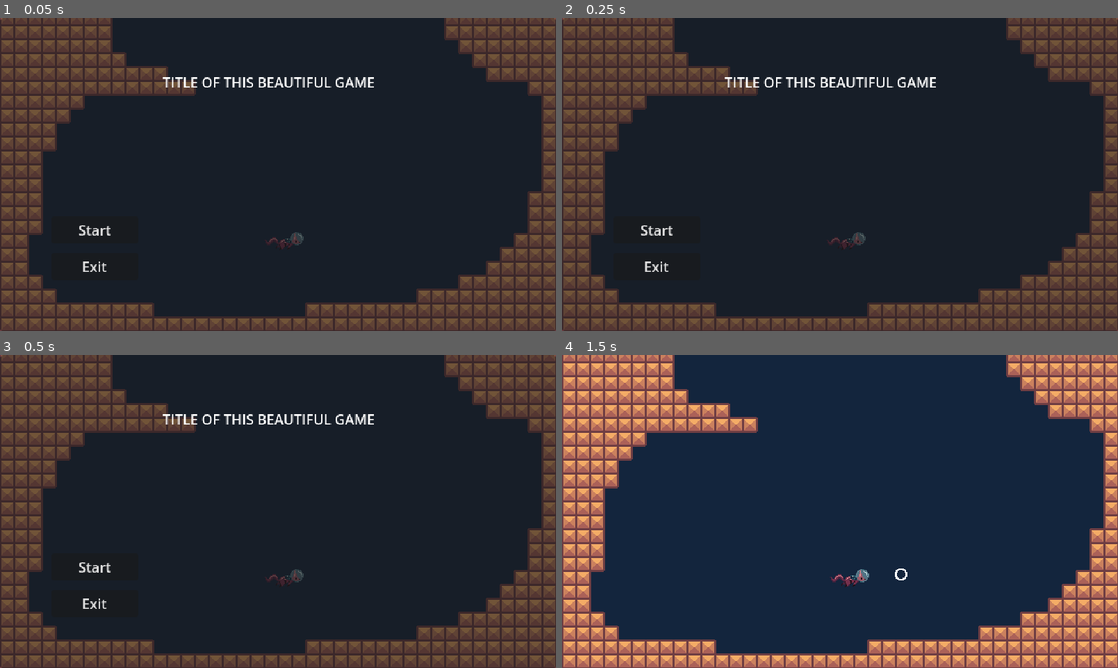
Above: before the commit, frames 1-4 (two rows, left to right).
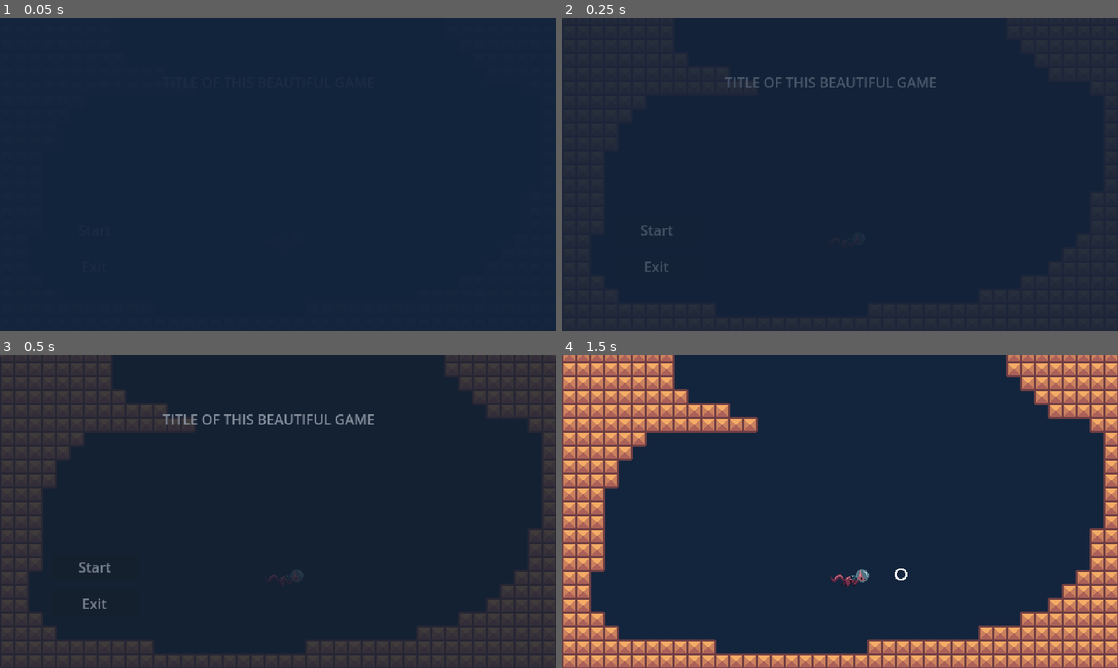
Above: after the commit, the same moments.

Repository: fallenatlas/bubbleproject
Game: Godot game, scene res://main.tscn
Two runs of this game, one before a commit and one after it. Both use one fixed random seed, a clock stepped at 60 frames per second and the inputs below. The engine's default icon, where the game draws it, is replaced by a stand-in: a white triangle on a blue panel in a dark square.
Inputs:
- Up to frame 1 (0.05 s): no input
- Up to frame 2 (0.25 s): no input
- Up to frame 3 (0.5 s): no input
- Up to frame 4 (1.5 s): click "Start" at 0.5 s; tap Enter at 1.25 s; hold D (move_right) from 1.28 s (still down); tap Space (shoot_bubble) at 1.35 s

The runs differ from the first frame. In frame 1, 32% of the frame differs, in the area x 0-100%, y 0-100%; in frame 2, 29%; in frame 3, 21%; in frame 4, nothing differs.

Commit message:
feat: finish dead reset

Diff:
--- a/dead_menu.gd
+++ b/dead_menu.gd
@@ -5,6 +5,7 @@
 @export var terrain_manager : Node2D
 @export var player : CharacterBody2D
 @export var camera : Camera2D
+@export var animation : AnimationPlayer
 
 var kill_count : int = 0
 
@@ -12,6 +13,7 @@
 func _ready() -> void:
 	Events.enemy_kill.connect(_on_enemy_kill)
 	Events.dead.connect(_on_player_dead)
+	animation.play("fade_out")
 
 func _on_enemy_kill() -> void:
 	kill_count += 1
@@ -24,10 +26,13 @@
 
 func _on_restart_pressed() -> void:
 	#animation.start
+	animation.play("fade_in")
+	await animation.animation_finished
+
 	self.hide()
 	#when end:
 	terrain_manager.start_map()
 	player.reset()
 	camera.limit_bottom = 352
-	#animation.start
+	animation.play("fade_out")
 	kill_count = 0
--- a/main.tscn
+++ b/main.tscn
@@ -10,6 +10,65 @@
 [ext_resource type="Texture2D" uid="uid://drv1m7vo5q4vu" path="res://death_icon.png" id="7_yak46"]
 [ext_resource type="Texture2D" uid="uid://dx7n8nioodjjo" path="res://up_icon.png" id="8_vgteb"]
 
+[sub_resource type="Animation" id="Animation_toejm"]
+length = 0.001
+tracks/0/type = "value"
+tracks/0/imported = false
+tracks/0/enabled = true
+tracks/0/path = NodePath("TextureRect3:self_modulate")
+tracks/0/interp = 1
+tracks/0/loop_wrap = true
+tracks/0/keys = {
+"times": PackedFloat32Array(0),
+"transitions": PackedFloat32Array(1),
+"update": 0,
+"values": [Color(1, 1, 1, 1)]
+}
+
+[sub_resource type="Animation" id="Animation_op07s"]
+resource_name = "fade_out"
+tracks/0/type = "value"
+tracks/0/imported = false
+tracks/0/enabled = true
+tracks/0/path = NodePath("TextureRect3:self_modulate")
+tracks/0/interp = 1
+tracks/0/loop_wrap = true
+tracks/0/keys = {
+"times": PackedFloat32Array(0, 1),
+"transitions": PackedFloat32Array(1, 1),
+"update": 0,
+"values": [Color(1, 1, 1, 1), Color(1, 1, 1, 0)]
+}
+
+[sub_resource type="Animation" id="Animation_ybi2d"]
+resource_name = "fade_in"
+tracks/0/type = "value"
+tracks/0/imported = false
+tracks/0/enabled = true
+tracks/0/path = NodePath("TextureRect3:self_modulate")
+tracks/0/interp = 1
+tracks/0/loop_wrap = true
+tracks/0/keys = {
+"times": PackedFloat32Array(0, 1),
+"transitions": PackedFloat32Array(1, 1),
+"update": 0,
+"values": [Color(1, 1, 1, 0), Color(1, 1, 1, 1)]
+}
+
+[sub_resource type="AnimationLibrary" id="AnimationLibrary_h2rwq"]
+_data = {
+"RESET": SubResource("Animation_toejm"),
+"fade_in": SubResource("Animation_ybi2d"),
+"fade_out": SubResource("Animation_op07s")
+}
+
+[sub_resource type="Gradient" id="Gradient_enlxd"]
+offsets = PackedFloat32Array(0)
+colors = PackedColorArray(0.0745098, 0.145098, 0.239216, 1)
+
+[sub_resource type="GradientTexture2D" id="GradientTexture2D_ip2r0"]
+gradient = SubResource("Gradient_enlxd")
+
 [node name="Node2D" type="Node2D"]
 
 [node name="Player" parent="." instance=ExtResource("1_6qd78")]
@@ -130,8 +189,9 @@
 "
 script = ExtResource("6_5ggr0")
 
-[node name="Dead" type="Control" parent="CanvasLayer" node_paths=PackedStringArray("heightText", "killsText", "terrain_manager", "player", "camera")]
+[node name="Dead" type="Control" parent="CanvasLayer" node_paths=PackedStringArray("heightText", "killsText", "terrain_manager", "player", "camera", "animation")]
 visible = false
+self_modulate = Color(1, 1, 1, 0)
 layout_mode = 3
 anchors_preset = 15
 anchor_right = 1.0
@@ -144,6 +204,7 @@
 terrain_manager = NodePath("../../Terrain Manager")
 player = NodePath("../../Player")
 camera = NodePath("../../Camera2D")
+animation = NodePath("../AnimationPlayer")
 
 [node name="Panel" type="Panel" parent="CanvasLayer/Dead"]
 layout_mode = 1
@@ -223,6 +284,20 @@
 "
 script = ExtResource("6_5ggr0")
 
+[node name="AnimationPlayer" type="AnimationPlayer" parent="CanvasLayer"]
+libraries = {
+"": SubResource("AnimationLibrary_h2rwq")
+}
+
+[node name="TextureRect3" type="TextureRect" parent="CanvasLayer"]
+anchors_preset = 15
+anchor_right = 1.0
+anchor_bottom = 1.0
+grow_horizontal = 2
+grow_vertical = 2
+mouse_filter = 2
+texture = SubResource("GradientTexture2D_ip2r0")
+
 [connection signal="pressed" from="CanvasLayer/StartMenu/Start" to="CanvasLayer/StartMenu/Start" method="_on_pressed"]
 [connection signal="pressed" from="CanvasLayer/StartMenu/Exit" to="CanvasLayer/StartMenu/Exit" method="_on_pressed"]
 [connection signal="pressed" from="CanvasLayer/Pause/Continue" to="CanvasLayer/Pause" method="_on_continue_pressed"]
Not shown: 1 places in main.tscn that only renumber resources
